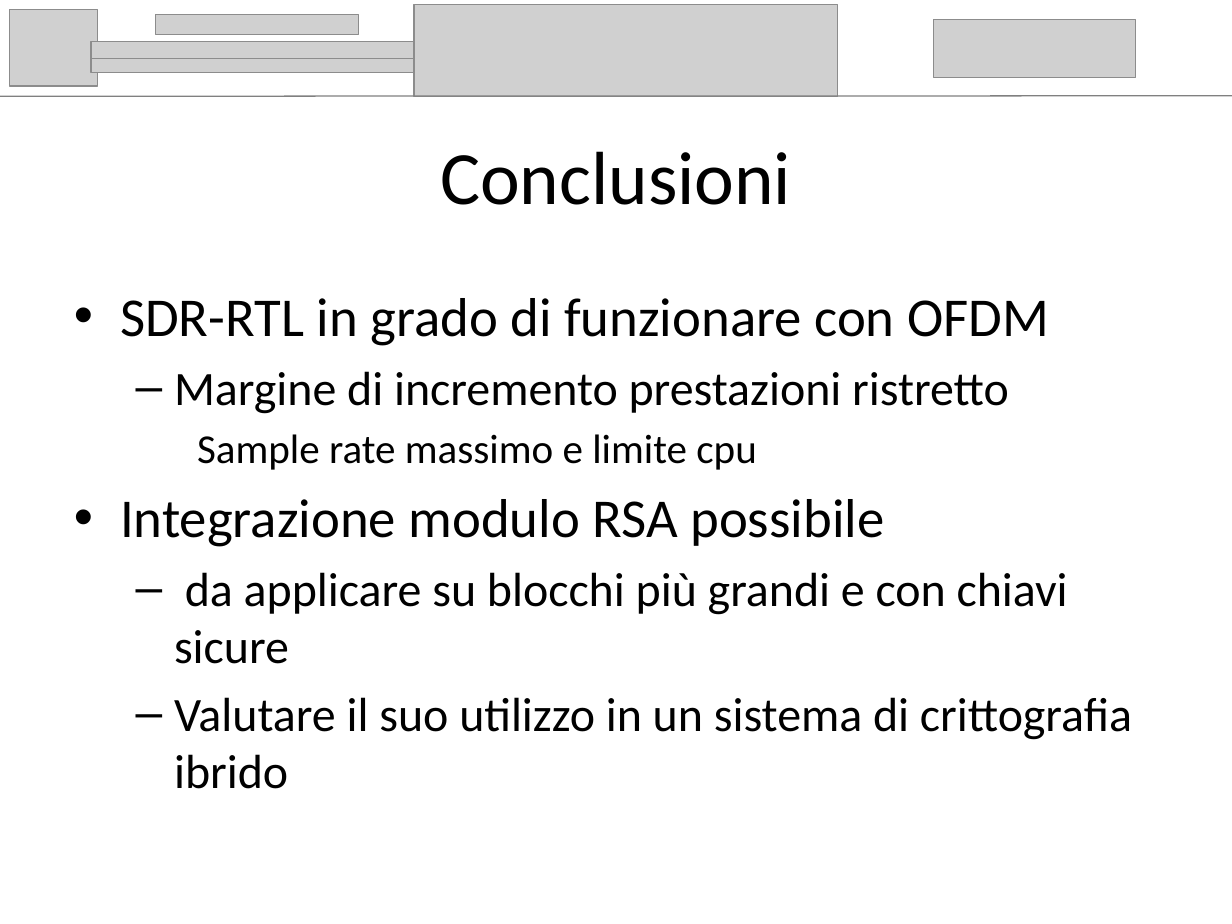
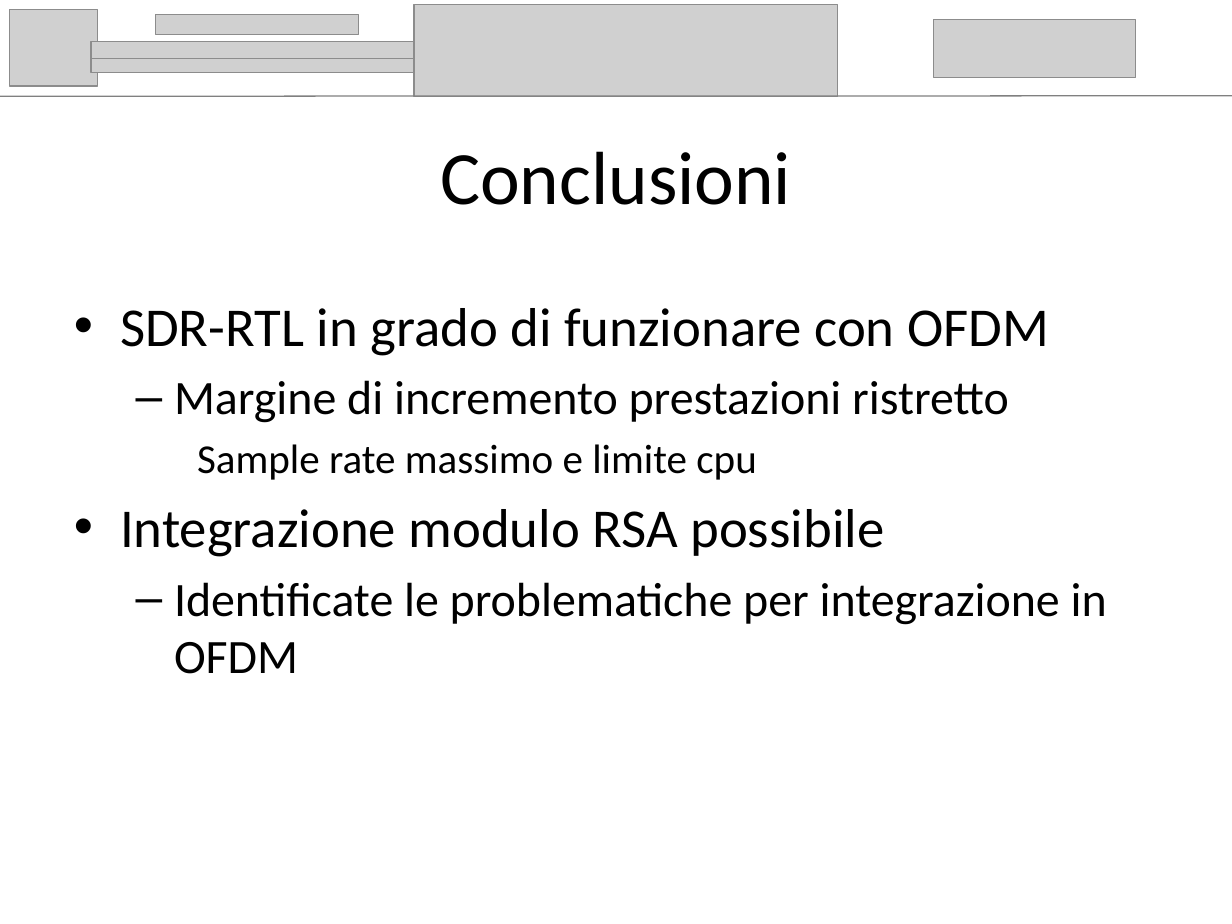
Before and after one commit to AndreaFilippi/LaMiaTesi, a slide deck: slide 19 of presentazione/Andrea_Filippi_presentazione.pptx (slide 21 before the commit). Drawn at 1232x924 pixels with LibreOffice and Linux fonts; fonts in the diff are those of the drawing; grey boxes stand for pictures. Boxes give left, top, right and bottom in pixels: in the first picture for what was removed or moved away, otherwise in the second. Text is boxed around its words. In the diff, an @@ line names an element or a change of style, - is before the commit and + after.

```diff
--- a/presentazione/Andrea_Filippi_presentazione.pptx
+++ b/presentazione/Andrea_Filippi_presentazione.pptx
@@ text "SDR-RTL in grado di funzionare ...": place and size @@
-text "SDR-RTL in grado di funzionare ..." at [120, 298, 1132, 789]
+text "SDR-RTL in grado di funzionare ..." at [120, 308, 1107, 674]
@@ text at [174, 582, 1107, 674]: text changed @@
-  – da applicare su blocchi più grandi e con chiavi sicure
-  – Valutare il suo utilizzo in un sistema di crittografia ibrido
+  – Identificate le problematiche per integrazione in OFDM
```
Also in this commit, not shown: 11 other slides changed, 1 slide added, 3 slides removed, 1 other file.
